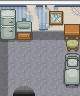
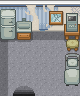
Layered file, before and after one edit (w=80, h=96). Changes by layer:
hid "Cot Covers" over [64, 68, 80, 85]
removed layer "Shadow" (2nd of 7, in "Bed") (was 25%) from group "Bed" over [63, 62, 80, 88]
showed "Computer" over [66, 13, 78, 32]
